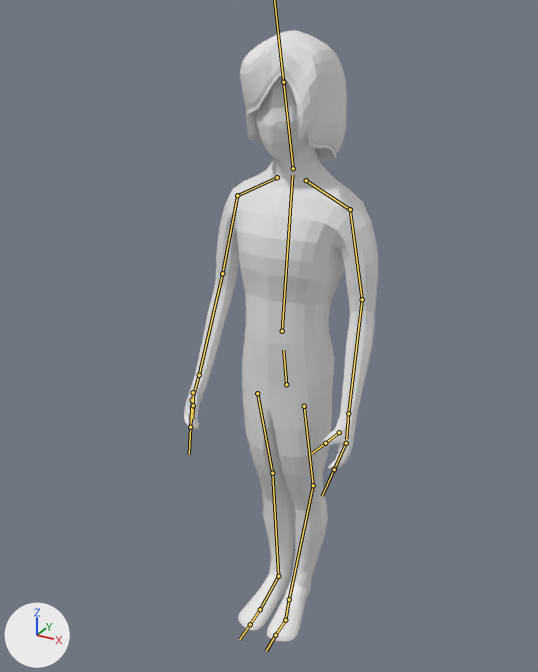
Before and after pictures for a commit that changed the FBX model Sona/Assets/Models/Characters/new/Character1.fbx.
Camera for both pictures: a camera (50 mm lens) standing at (0.9, -1.712, 1.856) and looking at (-0.063, 0.04, 0.98). The axes (+X, +Y, +Z) are drawn at lower left. The lights are the same throughout. The bones that bend it are drawn over the model as lines.
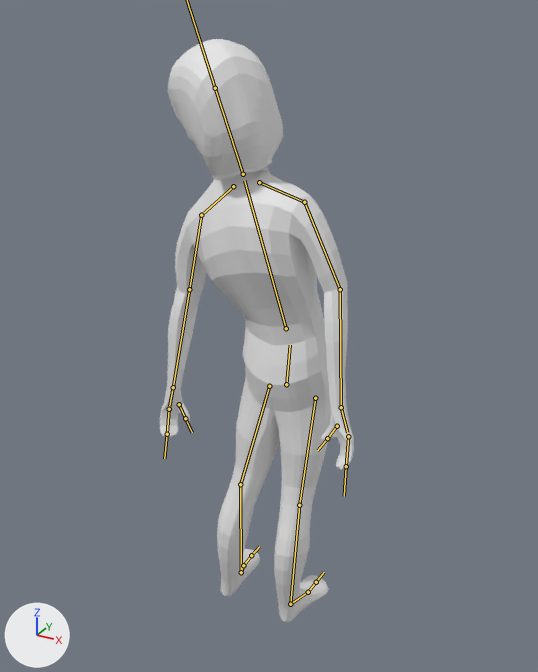
The newer file adds an action. The first version stands in its rest pose; the second is drawn at frame 28 of the action 'Lean.left.001'.

Location of each change, (x1, y1, x2, y2) in pixels of the pictures (538 x 672 px):
```json
{"object": "Circle", "change": "posed", "before": [184, 30, 378, 642], "after": [160, 39, 354, 622]}
{"bone": "Bone", "before": "(286, 384) to (283, 350)", "after": "(286, 384) to (290, 345)"}
{"bone": "Bone.001", "before": "(282, 331) to (292, 175)", "after": "(286, 328) to (244, 180)"}
{"bone": "Bone.002", "before": "(293, 168) to (283, 82)", "after": "(243, 174) to (215, 88)"}
{"bone": "braccio.L", "before": "(350, 209) to (362, 299)", "after": "(201, 215) to (189, 289)"}
{"bone": "avambraccio.L", "before": "(362, 299) to (348, 413)", "after": "(189, 289) to (173, 387)"}
{"bone": "mano.L", "before": "(348, 413) to (346, 439)", "after": "(173, 387) to (169, 406)"}
{"bone": "avambraccio.R", "before": "(222, 273) to (199, 375)", "after": "(340, 289) to (341, 407)"}
{"bone": "mano.R", "before": "(199, 375) to (193, 396)", "after": "(341, 407) to (347, 432)"}
{"bone": "coscia.L", "before": "(304, 406) to (313, 485)", "after": "(269, 386) to (240, 484)"}
```

The change, as JSON lines over the scene's bpy script:
```json
{"block": "bone_bone", "where": "bone_bone = bpy.data.objects['Character.001'].pose.bones['Bone']"}
{"op": "set", "path": "bone_bone.rotation_quaternion", "old": "(1.0, 0.0, 0.0, 0.0)", "new": "(0.0, 0.0, 0.987, -0.164)", "note": "degrees (0, 0, 0) -> degrees (19, -180, 0)"}
{"block": "bone_bone_001", "where": "bone_bone_001 = bpy.data.objects['Character.001'].pose.bones['Bone.001']  # child of 'Bone'"}
{"op": "set", "path": "bone_bone_001.location", "old": "(0.0, 0.0, 0.0)", "new": "(0.0, 0.005, -0.038)"}
{"op": "set", "path": "bone_bone_001.rotation_quaternion", "old": "(1.0, 0.0, 0.0, 0.0)", "new": "(0.992, 0.005, -0.02, -0.121)", "note": "degrees (0, 0, 0) -> degrees (1, -2, -14)"}
{"block": "bone_bone_002", "where": "bone_bone_002 = bpy.data.objects['Character.001'].pose.bones['Bone.002']  # child of 'Bone.001'"}
{"op": "set", "path": "bone_bone_002.rotation_quaternion", "old": "(1.0, 0.0, 0.0, 0.0)", "new": "(0.88, -0.067, 0.455, -0.121)", "note": "degrees (0, 0, 0) -> degrees (-22, 52, -26)"}
{"block": "bone_braccio_l", "where": "bone_braccio_l = bpy.data.objects['Character.001'].pose.bones['braccio.L']  # child of 'spalla.L'"}
{"op": "set", "path": "bone_braccio_l.rotation_quaternion", "old": "(1.0, 0.0, 0.0, 0.0)", "new": "(0.991, -0.008, -0.029, 0.134)", "note": "degrees (0, 0, 0) -> degrees (-1, -3, 15)"}
{"block": "bone_avambraccio_l", "where": "bone_avambraccio_l = bpy.data.objects['Character.001'].pose.bones['avambraccio.L']  # child of 'braccio.L'"}
{"op": "set", "path": "bone_avambraccio_l.rotation_quaternion", "old": "(1.0, 0.0, 0.0, 0.0)", "new": "(0.96, -0.28, 0.02, -0.007)", "note": "degrees (0, 0, 0) -> degrees (-33, 2, -1)"}
{"block": "bone_mano_l", "where": "bone_mano_l = bpy.data.objects['Character.001'].pose.bones['mano.L']  # child of 'avambraccio.L'"}
{"op": "set", "path": "bone_mano_l.rotation_quaternion", "old": "(1.0, 0.0, 0.0, 0.0)", "new": "(0.881, 0.031, 0.467, 0.063)", "note": "degrees (0, 0, 0) -> degrees (11, 55, 14)"}
{"block": "bone_avambraccio_r", "where": "bone_avambraccio_r = bpy.data.objects['Character.001'].pose.bones['avambraccio.R']  # child of 'braccio.R'"}
{"op": "set", "path": "bone_avambraccio_r.rotation_quaternion", "old": "(1.0, 0.0, 0.0, 0.0)", "new": "(0.954, -0.293, -0.001, 0.066)", "note": "degrees (0, 0, 0) -> degrees (-34, 2, 7)"}
{"block": "bone_mano_r", "where": "bone_mano_r = bpy.data.objects['Character.001'].pose.bones['mano.R']  # child of 'avambraccio.R'"}
{"op": "set", "path": "bone_mano_r.rotation_quaternion", "old": "(1.0, 0.0, 0.0, 0.0)", "new": "(0.883, -0.009, -0.46, -0.093)", "note": "degrees (0, 0, 0) -> degrees (7, -55, -16)"}
{"block": "bone_coscia_l", "where": "bone_coscia_l = bpy.data.objects['Character.001'].pose.bones['coscia.L']  # child of 'Bone'"}
{"op": "set", "path": "bone_coscia_l.rotation_quaternion", "old": "(1.0, 0.0, 0.0, 0.0)", "new": "(0.995, 0.001, -0.05, 0.09)", "note": "degrees (0, 0, 0) -> degrees (0, -6, 10)"}
```
